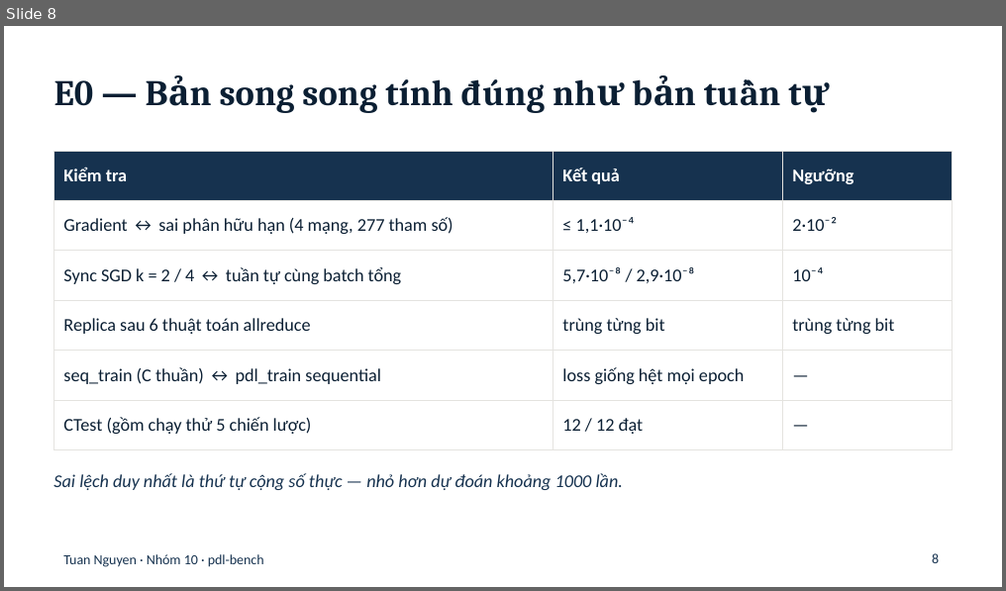
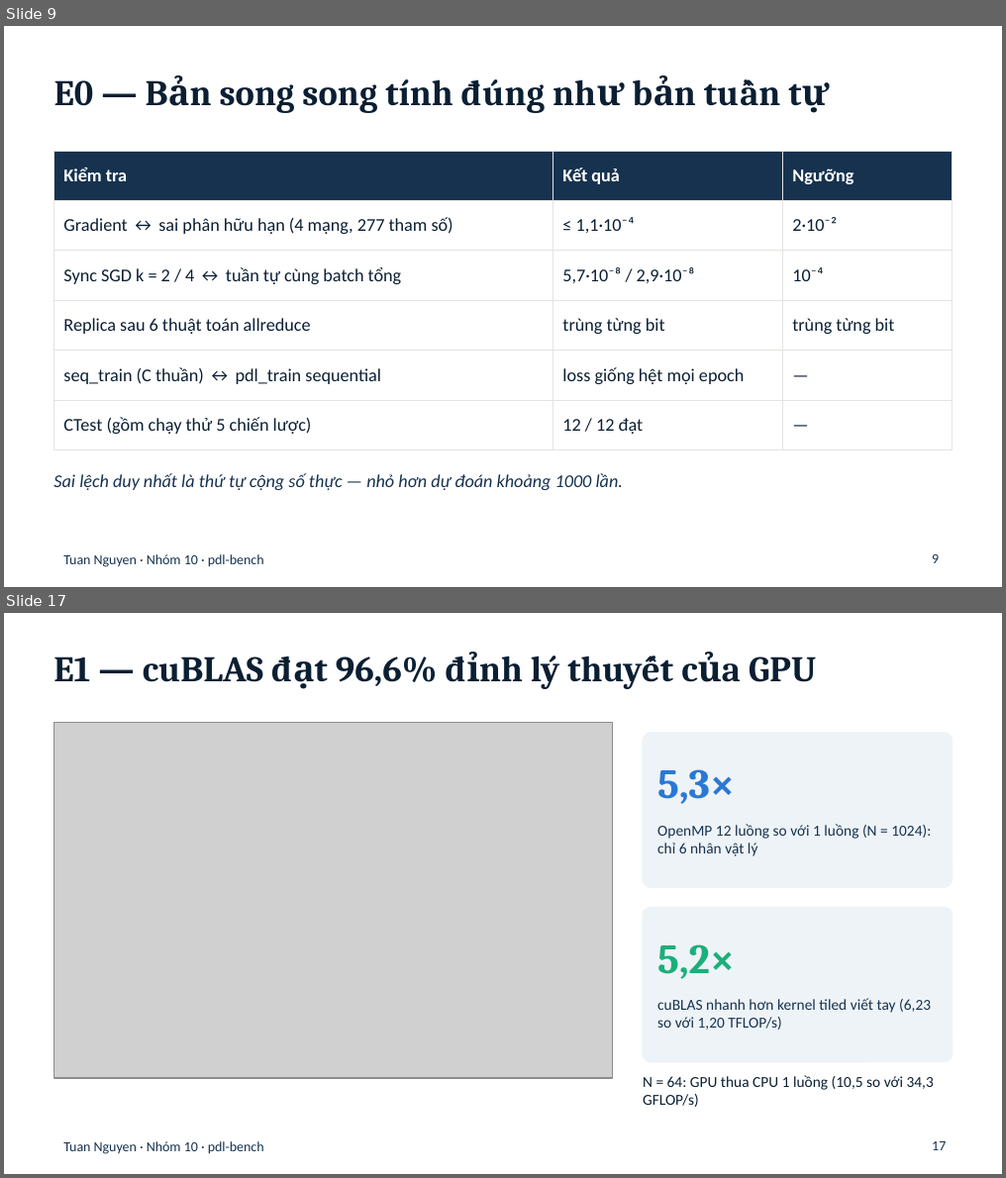
Before and after one commit to ducthinhh1002/High-Performance-Computing, a slide deck: tuannn/slides/tuannn-pdl-bench.pptx. Shown one above the other, each under a label of ours: slide 8 before the commit, slides 9 and 17 after it; the slides between them are not shown. The pictures are 1006x591 and 1006x1178 pixels, drawn with LibreOffice and Linux fonts; fonts in the diff are those of the drawing; grey boxes stand for pictures. Boxes give left, top, right and bottom in pixels: in the first picture for what was removed or moved away, otherwise in the second. Text is boxed around its words. In the diff, an @@ line names an element or a change of style, - is before the commit and + after.

```diff
--- a/tuannn/slides/tuannn-pdl-bench.pptx
+++ b/tuannn/slides/tuannn-pdl-bench.pptx
@@ slide 17 added at (4,613,1002,1174), background #FFFFFF; not listed: 1 template element that a slide beside it also shows @@
@@ title added at (54,656,816,689), 26 pt, text #0B1F33, bold @@
+E1 — cuBLAS đạt 96,6% đỉnh lý thuyết của GPU
@@ picture added at (54,723,613,1078) @@
@@ rounded rectangle added at (643,733,952,887), fill #EEF3F7, outline #EEF3F7 1 pt @@
@@ text added at (657,769,735,804), 30 pt, text #2A78D6, bold @@
+5,3×
@@ text added at (657,824,931,857), 11 pt, text #16324F @@
+OpenMP 12 luồng so với 1 luồng (N = 1024): chỉ 6 nhân vật lý
@@ rounded rectangle added at (643,907,952,1062), fill #EEF3F7, outline #EEF3F7 1 pt @@
@@ text added at (657,945,735,979), 30 pt, text #1BAF7A, bold @@
+5,2×
@@ text added at (657,998,931,1030), 11 pt, text #16324F @@
+cuBLAS nhanh hơn kernel tiled viết tay (6,23 so với 1,20 TFLOP/s)
@@ text added at (643,1075,934,1107), 11 pt, text #0B1F33 @@
+N = 64: GPU thua CPU 1 luồng (10,5 so với 34,3 GFLOP/s)
@@ page number added at (932,1142,945,1151), 10 pt, text #16324F @@
+17
@@ what was slide 8 is now slide 9 @@
@@ page number at (932,555,939,564): text changed @@
-8
+9
```
Also in this commit, not shown: 11 slides changed, 8 other slides added.
